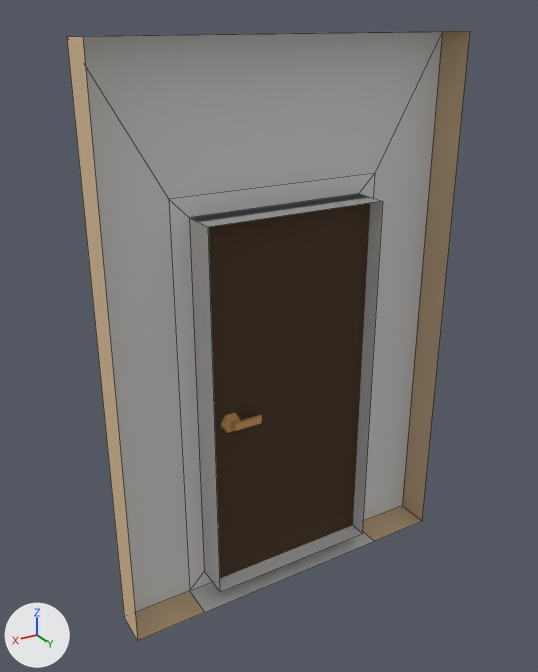
Renders of the Blender file common/art/meshes/staticmesh_door_doorway/staticmesh_door_doorway.blend from each side of a commit.
Both versions are drawn from a 50 mm camera at (2.96, 2.96, 3.08) aimed at (1.08, -0.17, 1.51). Lighting does not change. The marker at lower left points along +X, +Y and +Z. Mesh edges are drawn as thin lines on the coarser meshes.

In view in the first picture: 'door-house-simple', 'house-wall-door-2x3m'.
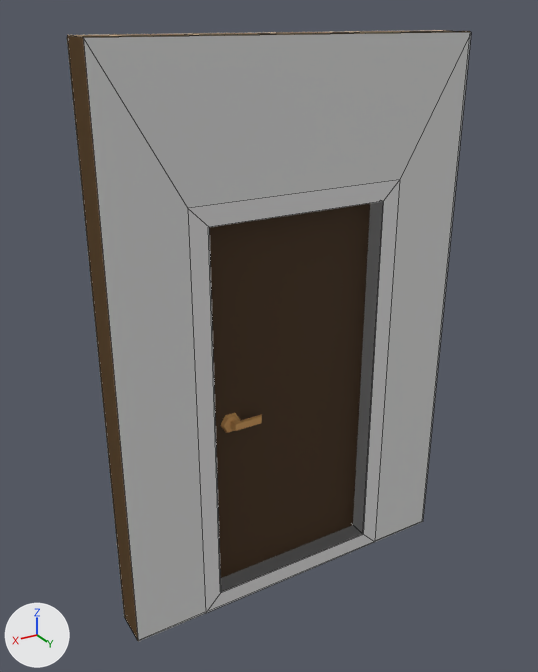
Pixel boxes [x1, y1, x2, y2] of what changed, in the pictures (538 x 672 px):
'house-wall-door-2x3m', moved, modifiers changed: before [67, 31, 470, 641]; after [67, 30, 471, 642]

What the commit changed:
me_house_wall_door_2x3m has 22 vertices, 17 faces and spans x 0.0..2.0, y -0.2..0.0, z 0.0..3.01.
me_house_wall_door_2x3m is used by ob_house_wall_door_2x3m; location (0.0, 0.0, 0.0).
me_house_wall_door_2x3m part 1: the whole mesh is moved by (0.0, 0.1, 0.0).
Object 'house-wall-door-2x3m' (ob_house_wall_door_2x3m) moves from (0.0, 0.0, 0.0) to (0.0, -0.097, 0.0).
Object 'house-wall-door-2x3m' (ob_house_wall_door_2x3m) gains a MIRROR modifier named 'Mirror'.
Modifier setting: use_axis = (False, True, False).
